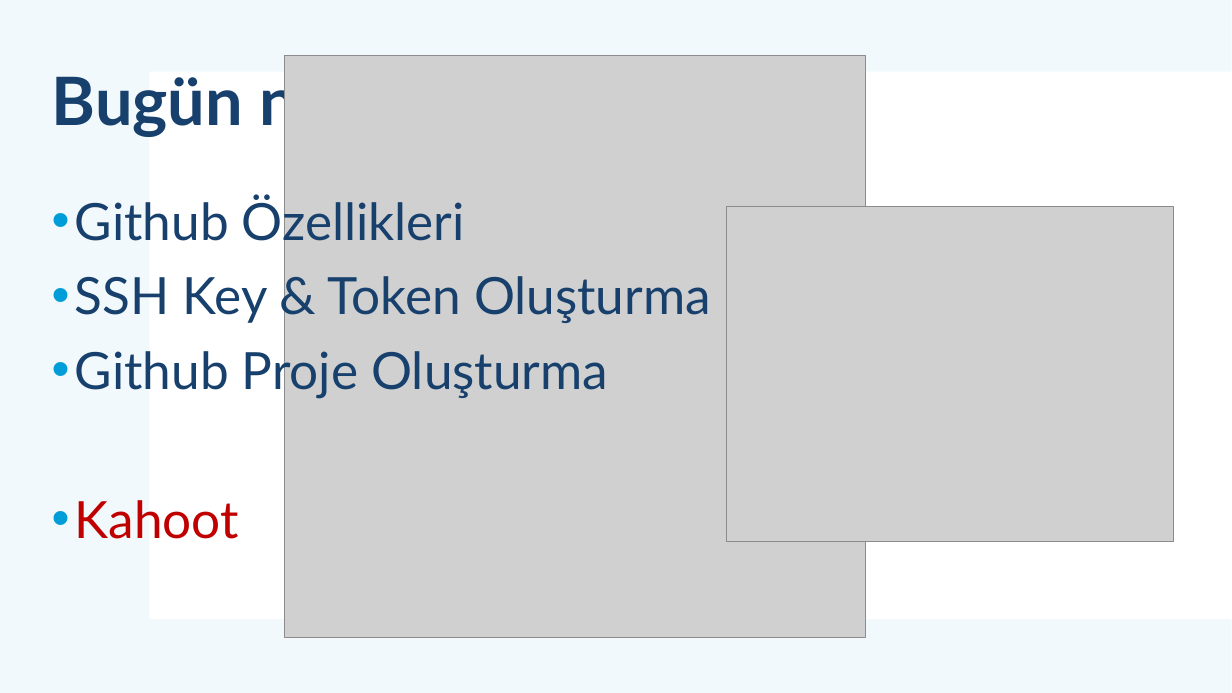
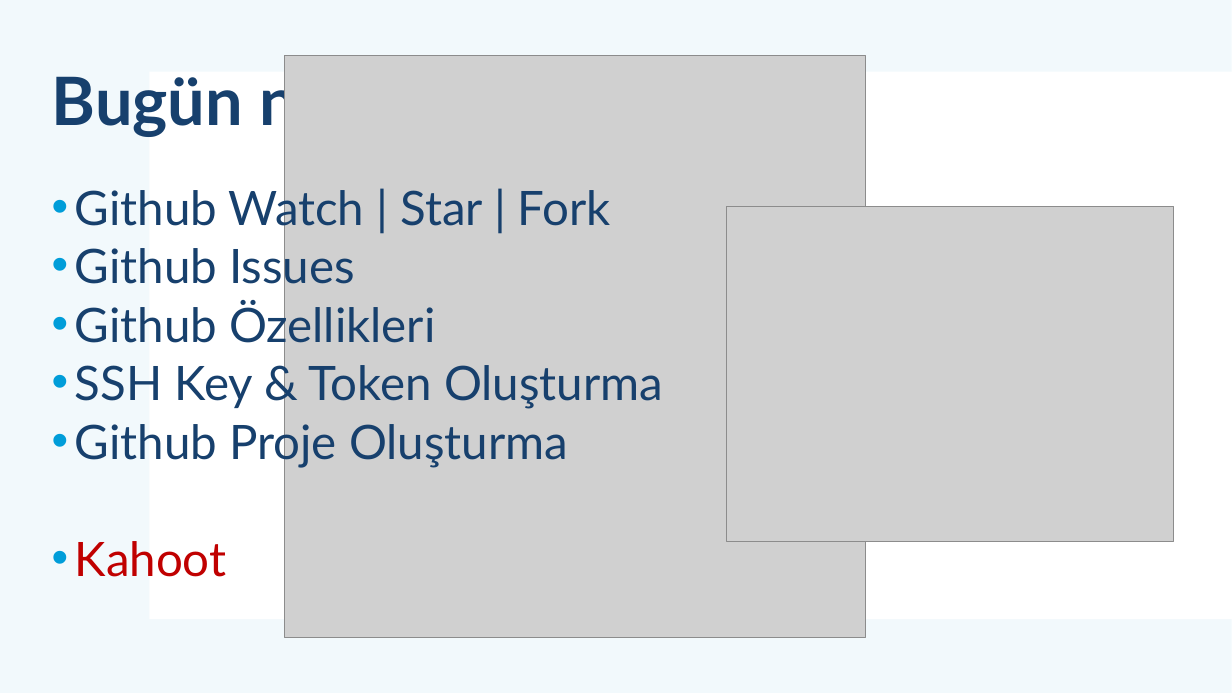
Before and after one commit to mehmetsungur/GitGithub, a slide deck: slide 16 of GitGithub.pptx (slide 17 before the commit). Drawn at 1232x693 pixels with LibreOffice and Linux fonts; fonts in the diff are those of the drawing; grey boxes stand for pictures. Boxes give left, top, right and bottom in pixels: in the first picture for what was removed or moved away, otherwise in the second. Text is boxed around its words. In the diff, an @@ line names an element or a change of style, - is before the commit and + after.

```diff
--- a/GitGithub.pptx
+++ b/GitGithub.pptx
@@ text at [75,184,611,293]: paragraphs added @@
+• Github Watch | Star | Fork
+• Github Issues
@@ text at [75,301,663,577]: size 40 to 37 pt in "Github Özellikleri", "SSH Key & Token Oluşturma", "Github Proje Oluşturma", "Kahoot"; line spacing 1 to 0.8 @@
```
Also in this commit, not shown: 5 other slides changed, 4 slides added, 3 slides removed, 11 other files.
